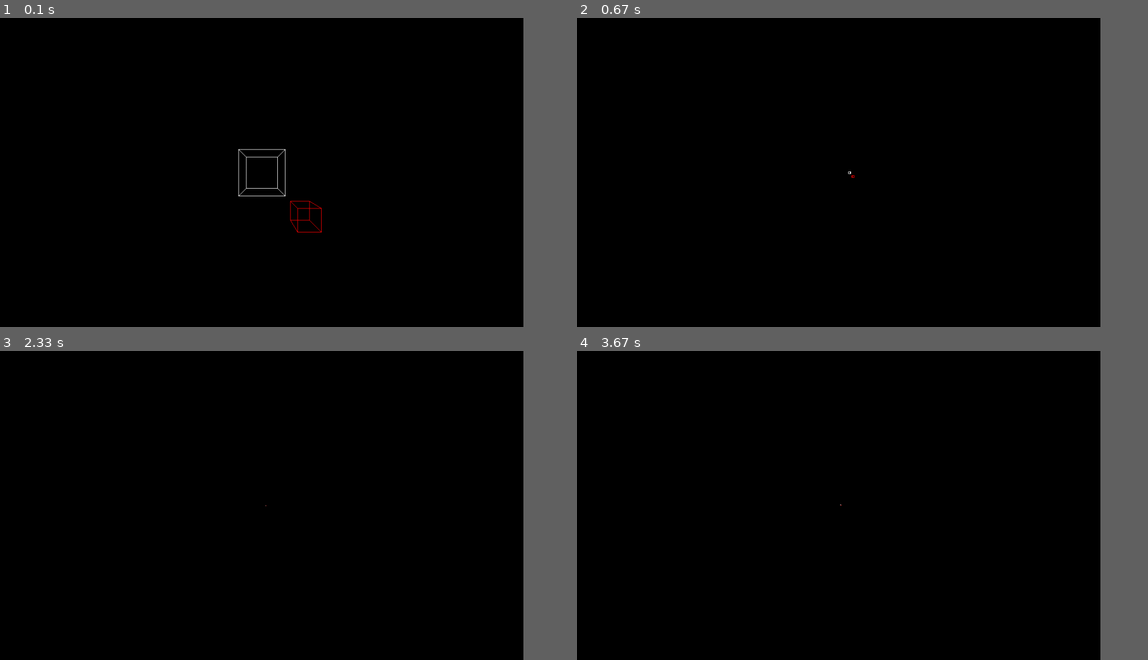
Above: before the commit, frames 1-4 (two rows, left to right).
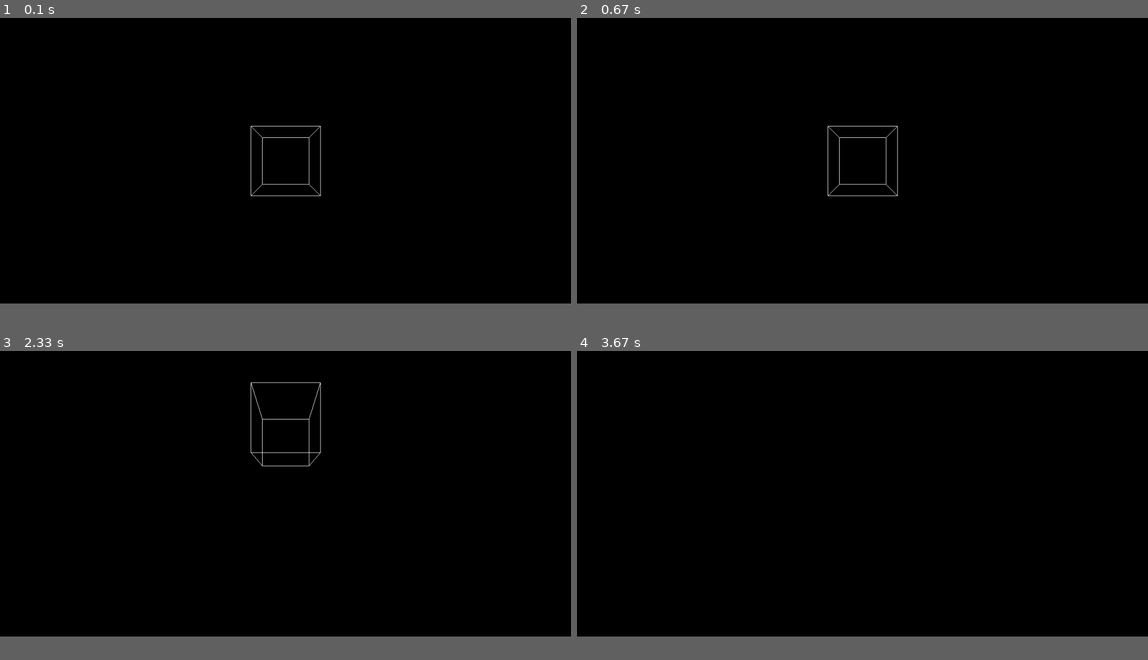
Above: after the commit, the same moments.

Repository: JonasMartins/Random
Game: pygame game, started from CG/code/main.py
The game is run twice, just before and just after one commit, with the same random seed, the same clock (stepped at 60 frames per second) and the same inputs.
Inputs (mouse positions are in pixels of both pictures, inside the frame that each line leads up to):
- Up to frame 1 (0.1 s): no input
- Up to frame 2 (0.67 s): hold P from 0.33 s (still down); hold Left from 0.33 s (still down); move the mouse to (828, 209) at 0.37 s
- Up to frame 3 (2.33 s): release P at 0.87 s; release Left at 0.87 s; hold Left 0.9-1.43 s; move the mouse to (171, 579) at 0.93 s; hold Down 1.47-1.77 s; move the mouse to (125, 601) at 1.5 s; hold Q from 2.23 s (still down); hold Up from 2.23 s (still down); move the mouse to (108, 486) at 2.27 s
- Up to frame 4 (3.67 s): release Q at 2.6 s; release Up at 2.6 s; hold Up 2.63-3 s; move the mouse to (708, 579) at 2.67 s; hold Right from 3.03 s (still down); move the mouse to (931, 613) at 3.07 s; tap E at 3.18 s
The window is 825x487 before the commit and 900x450 after it. Grey fills any space a smaller window leaves; there, only what the larger window draws over its background counts as a difference.

The runs differ from the first frame. In frame 1, 0.6% of the frame differs, in the area x 41-57%, y 34-70%; in frame 2, 0.3%; in frame 3, 0.3%; in frame 4, less than 0.1%.

Commit message:
new attempt project

Diff:
--- /dev/null
+++ b/CG/code/3d_project/wireframe1.py
@@ -0,0 +1,40 @@
+#!/bin/bin/python
+
+__version__ = "1.1.0"
+
+class Node:
+  def __init__(self, coordinates):
+    self.x = coordinates[0]
+    self.y = coordinates[1]
+    self.z = coordinates[2]
+
+class Edge:
+  def __init__(self, start, stop):
+    self.start = start
+    self.stop = stop
+
+class Wireframe:
+  def __init__(self):
+    self.nodes = []
+    self.edges = []
+
+  def addNodes(self, nodeList):
+    for node in nodeList:
+      self.nodes.append(Node(node))
+
+  def addEdges(self, edgeList):
+    for (start, stop) in edgeList:
+      self.edges.append(Edge(self.nodes[start], self.nodes[stop]))
+
+  def outputNodes(self):
+    print('--- Nodes ---')
+    for i, node in enumerate(self.nodes):
+      print(i, node.x, node.y, node.z)
+
+  def outputEdges(self):
+    print "\n --- Edges --- "
+    for i, edge in enumerate(self.edges):
+      print(i, edge.start.x, edge.start.y, edge.start.z)
+      print(edge.stop.x, edge.stop.y, edge.stop.z)
+
+if __name__ == "__main__": main()
--- /dev/null
+++ b/CG/code/3d_project/wireframeDisplay.py
@@ -0,0 +1,62 @@
+#!/bin/env python
+
+import wireframe1 as wireframe
+import pygame
+
+class ProjectionViewer:
+    """ Displays 3D objects on a Pygame screen """
+
+    def __init__(self, width, height):
+        self.width = width
+        self.height = height
+        self.screen = pygame.display.set_mode((width, height))
+        pygame.display.set_caption('Wireframe Display')
+        self.background = (10,10,50)
+
+        self.wireframes = {}
+        self.displayNodes = True
+        self.displayEdges = True
+        self.nodeColour = (255,255,255)
+        self.edgeColour = (200,200,200)
+        self.nodeRadius = 4
+
+    def addWireframe(self, name, wireframe):
+        """ Add a named wireframe object. """
+
+        self.wireframes[name] = wireframe
+
+    def run(self):
+        """ Create a pygame screen until it is closed. """
+
+        running = True
+        while running:
+            for event in pygame.event.get():
+                if event.type == pygame.QUIT:
+                    running = False
+
+            self.display()
+            pygame.display.flip()
+
+    def display(self):
+        """ Draw the wireframes on the screen. """
+
+        self.screen.fill(self.background)
+
+        for wireframe in self.wireframes.values():
+            if self.displayEdges:
+                for edge in wireframe.edges:
+                    pygame.draw.aaline(self.screen, self.edgeColour, (edge.start.x, edge.start.y), (edge.stop.x, edge.stop.y), 1)
+
+            if self.displayNodes:
+                for node in wireframe.nodes:
+                    pygame.draw.circle(self.screen, self.nodeColour, (int(node.x), int(node.y)), self.nodeRadius, 0)
+
+if __name__ == '__main__':
+    pv = ProjectionViewer(400, 300)
+
+    cube = wireframe.Wireframe()
+    cube.addNodes([(x,y,z) for x in (50,250) for y in (50,250) for z in (50,250)])
+    cube.addEdges([(n,n+4) for n in range(0,4)]+[(n,n+1) for n in range(0,8,2)]+[(n,n+2) for n in (0,1,4,5)])
+
+    pv.addWireframe('cube', cube)
+    pv.run()
--- a/CG/code/Cam.py
+++ b/CG/code/Cam.py
@@ -10,27 +10,12 @@
   def __init__(self, pos=(0,0,0),rot=(0,0)):
      self.pos = list(pos)
      self.rot = list(rot)
+     self.x = 0
+     self.y = 0
 
-  # rotacionando em torno do eixo x
-  def rotate_matrix(self,p,angle):
-    s,c = math.sin(angle),math.cos(angle)
-    aux = [p[0],p[1],p[2],1]
-    rx = [[1,0,0,0],
-          [0,c,s,0],
-          [0,s,c,0],
-          [0,0,0,1]]
-
-    rx[1][2] *= -1
-    vector = [0,0,0,0]
-
-    for i in range(0,4):
-      for j in range(0,4):
-        vector[i] += aux[i] * rx[i][j]
-
-    vector[1] = round(vector[1],3)
-    vector[2] = round(vector[2],3)
-    return vector
-
+  # def events(self,event):
+  #   if event.type == pygame.MOUSEMOTION:
+  #     self.rot[0]+=0.0001;self.rot[1]+=0.0001;
 
   def update(self,dt,key):
 
@@ -39,15 +24,8 @@
     if key[pygame.K_q]: self.pos[1]+=s
     if key[pygame.K_e]: self.pos[1]-=s
 
-    # rotation x
-    if key[pygame.K_p]:
-      v = self.rotate_matrix((self.pos[0],self.pos[1],self.pos[2]),45)
-      print('v: ', v)
-      self.pos[0] = v[0]
-      self.pos[1] = v[1]
-      self.pos[2] = v[2]
 
-    if key[pygame.K_UP]: self.pos[2]+=s
-    if key[pygame.K_DOWN]: self.pos[2]-=s
-    if key[pygame.K_LEFT]: self.pos[0]-=s
-    if key[pygame.K_RIGHT]: self.pos[0]+=s
+    if key[pygame.K_w]: self.pos[2]+=s
+    if key[pygame.K_s]: self.pos[2]-=s
+    if key[pygame.K_a]: self.pos[0]-=s
+    if key[pygame.K_d]: self.pos[0]+=s
--- a/CG/code/main.py
+++ b/CG/code/main.py
@@ -15,6 +15,12 @@
 
 pygame.init()
 
+def rotate2d(pos,radian):
+    x,y = pos
+    s,c = math.sin(radian),math.cos(radian)
+    return x*c-y*s, y*c-x*s
+
+
 def run():
 
   verts = (-1,-1,-1),(1,-1,-1),(1,1,-1),(-1,1,-1),(-1,-1,1),(1,-1,1),(1,1,1),(-1,1,1)
@@ -22,7 +28,7 @@
   verts2 = (3,3,3),(5,3,3),(5,5,3),(3,5,3),(3,3,5),(5,3,5),(5,5,5),(3,5,5)
   elapsed = 0
 
-  display_width,display_height = 1100,650
+  display_width,display_height = 1200,600
   cx, cy = display_width//2, display_height//2
 
   scenario = pygame.display.set_mode((display_width,display_height))
@@ -35,17 +41,21 @@
 
   cam = Cam((0,0,-5))
 
-  radian = 0
+  # pygame.event.get()
+  # pygame.mouse.get_rel()
 
+  # radian = 0
   #  program never run more than 20 seconds
 
   while elapsed < 30:
 
     dt = clock.tick(30)
+    key = pygame.key.get_pressed()
 
     # saindo quando fechamos a janela
     for event in pygame.event.get():
       if event.type == pygame.QUIT: pygame.quit(); sys.exit()
+      # cam.events(event)
 
     scenario.fill(BLACK)
 
@@ -57,7 +67,10 @@
         y-=cam.pos[1]
         z-=cam.pos[2]
 
-        f = 200/(z+0.01)
+        x,z = rotate2d((x,z),cam.rot[1])
+        y,z = rotate2d((y,z),cam.rot[0])
+
+        f = 300/(z+0.1)
         x,y = x*f, y*f
 
         # add origem de cada vertice
@@ -67,28 +80,25 @@
       # Desenhe um segmento de linha reta em uma superfície. Não há tampas de
       # extremidade, as extremidades são ajustadas para linhas grossas.
       pygame.draw.line(scenario,WHITE,points[0],points[1],1)
+      # print(points[0],points[1])
+      # print(radian)
+    # for edge in edges:
+    #   points2 = []
+    #   for x,y,z in (verts2[edge[0]],verts2[edge[1]]):
 
-    for edge in edges:
-      points2 = []
-      for x,y,z in (verts2[edge[0]],verts2[edge[1]]):
+    #     x-=cam.pos[0]
+    #     y-=cam.pos[1]
+    #     z-=cam.pos[2]
 
-        x-=cam.pos[0]
-        y-=cam.pos[1]
-        z-=cam.pos[2]
+    #     f = 200/(z)
+    #     x,y = x*f, y*f
+    #     points2+=[(cx+int(x), cy+int(y))]
 
-        f = 200/(z)
-        x,y = x*f, y*f
-        points2+=[(cx+int(x), cy+int(y))]
-
-      pygame.draw.line(scenario,RED,points2[0],points2[1],1)
+    #   pygame.draw.line(scenario,RED,points2[0],points2[1],1)
 
     pygame.display.flip()
 
-    key = pygame.key.get_pressed()
-
     cam.update(dt,key)
-
-
 
     elapsed = time() - start
 
--- a/CG/code/test.py
+++ b/CG/code/test.py
@@ -1,28 +1,5 @@
-#!usr/bin/python3
+#!usr/bin/python
+# encoding: utf-8
 
-import math
-
-def rotate_matrix(p,angle):
-  s,c = math.sin(angle),math.cos(angle)
-
-  aux = [p[0],p[1],p[2],1]
-
-  rx = [[1,0,0,0],
-        [0,c,s,0],
-        [0,s,c,0],
-        [0,0,0,1]]
-
-  rx[1][2] *= -1
-  vector = [0,0,0,0]
-
-  for i in range(0,4):
-    for j in range(0,4):
-      vector[i] += aux[i] * rx[i][j]
-
-  vector[1] = round(vector[1],3)
-  vector[2] = round(vector[2],3)
-  return vector
-
-x = (-1,-1,-1)
-
-print(rotate_matrix(x,30))
+cube_nodes = [(x, y, z) for x in (0, 1) for y in (0, 1) for z in (0, 1)]
+print(cube_nodes)
Not shown, added: CG/code/3d_project/wireframe1.pyc
Not shown, changed: CG/code/Cam.pyc
